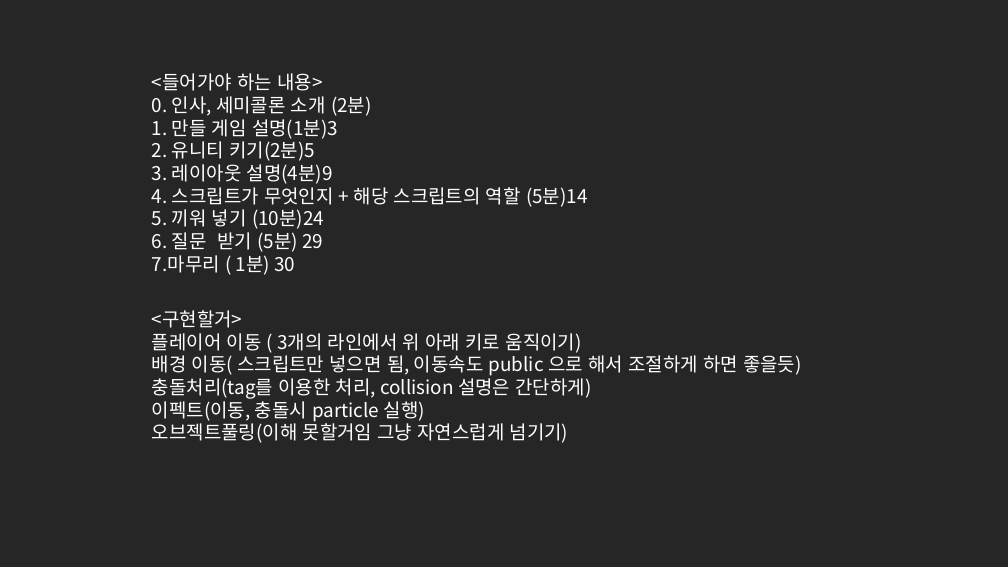
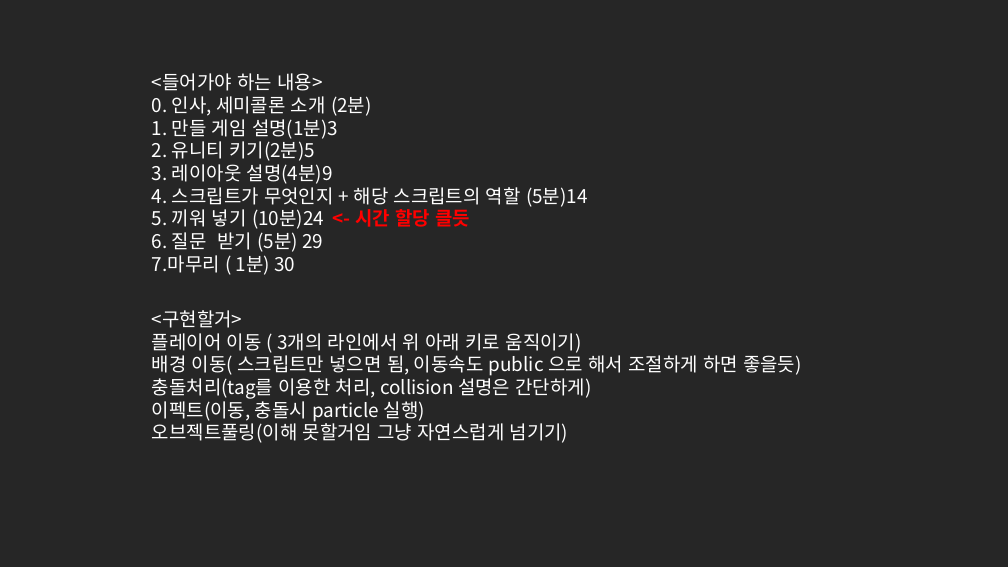
Before and after one commit to SeunghoHam/semicolon_EndlessRunner, a slide deck: slide 1 of 세미콜론 게임부분 강의자료.pptx. Drawn at 1008x567 pixels with LibreOffice and Linux fonts; fonts in the diff are those of the drawing. Boxes give left, top, right and bottom in pixels: in the first picture for what was removed or moved away, otherwise in the second. Text is boxed around its words. In the diff, an @@ line names an element or a change of style, - is before the commit and + after.

```diff
--- a/세미콜론 게임부분 강의자료.pptx
+++ b/세미콜론 게임부분 강의자료.pptx
@@ text at (152,209,470,229): text changed @@
-5. 끼워 넣기 (10분)24
+5. 끼워 넣기 (10분)24 <- 시간 할당 클듯
```
Also in this commit, not shown: 5 other slides changed, 5 slides added, 2 slides removed, 1 other file.
